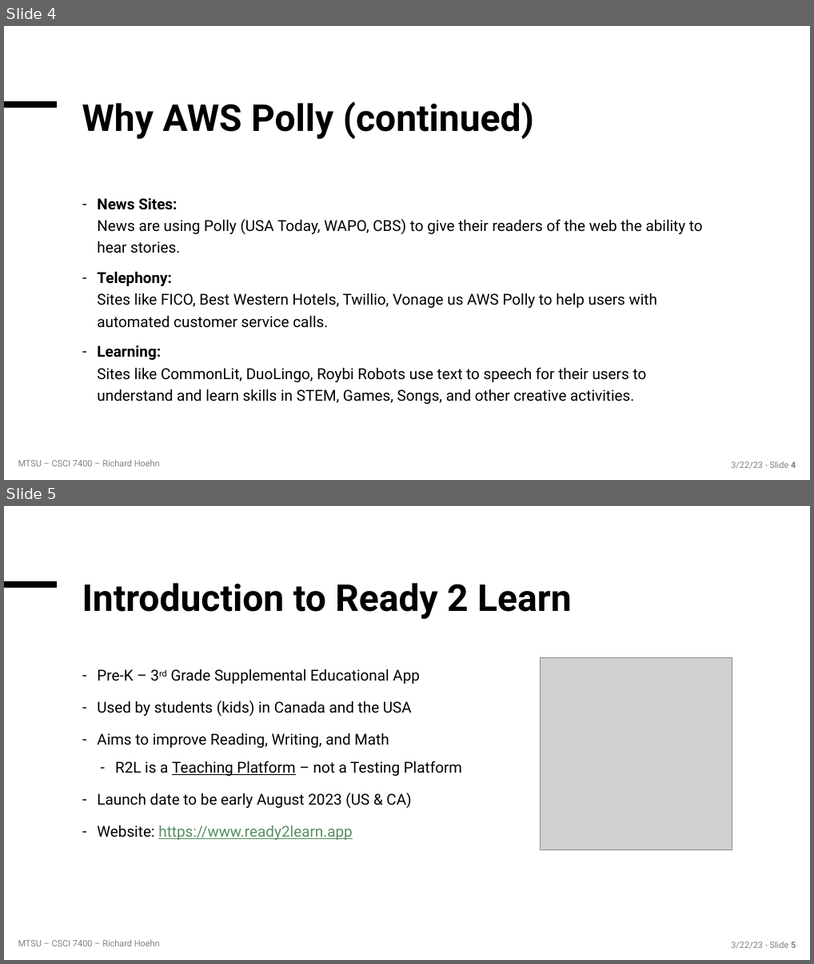
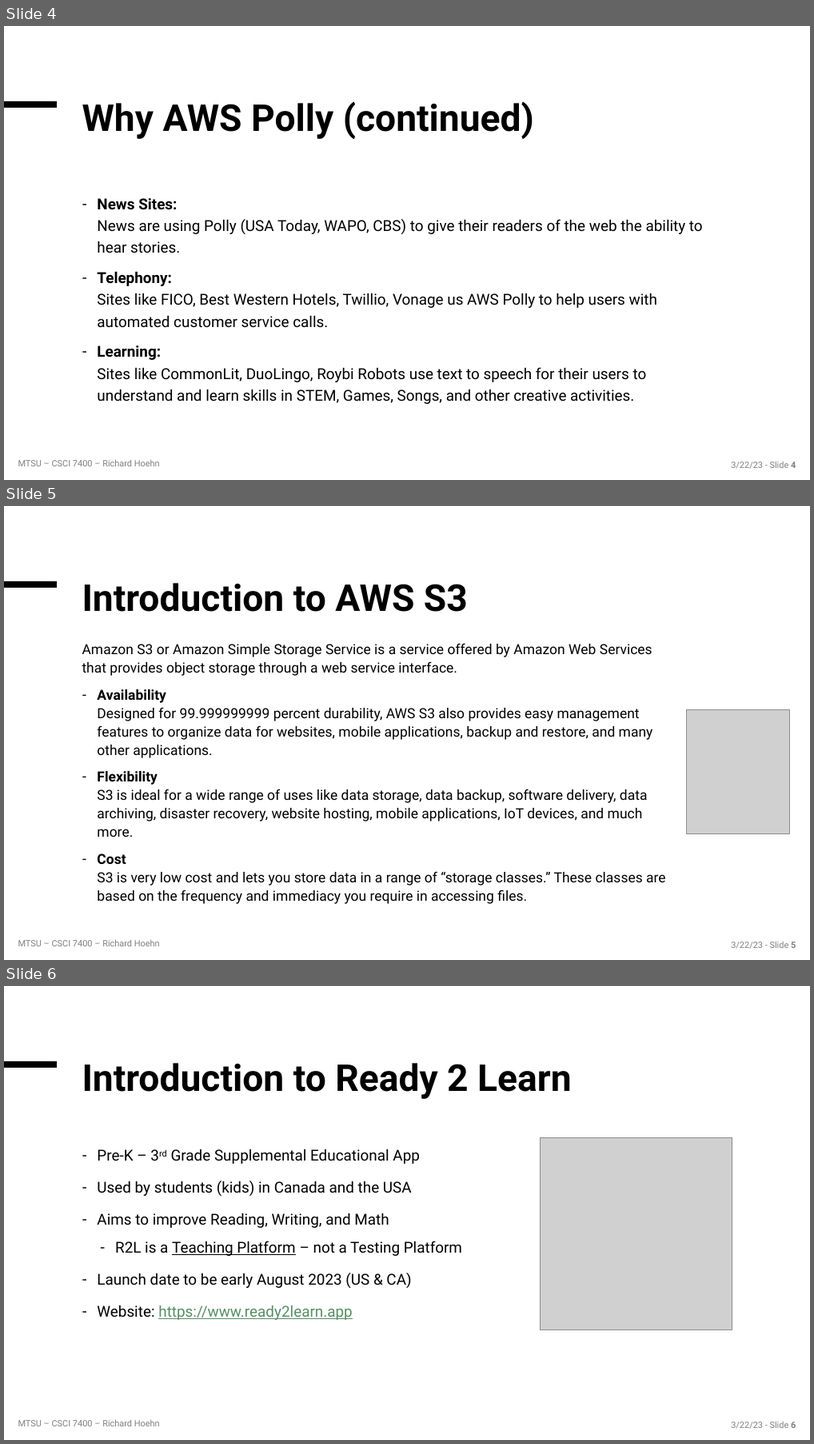
Before and after one commit to richardhoehn/mtsu.csci.7400.assignment02, a slide deck: presentation/HoehnAssignment2_Polly.pptx. Shown one above the other, each under a label of ours: slides 4 and 5 before the commit, slides 4, 5 and 6 after it. The pictures are 814x964 and 814x1444 pixels, drawn with LibreOffice and Linux fonts; fonts in the diff are those of the drawing; grey boxes stand for pictures; background and template pictures are left out. Boxes give left, top, right and bottom in pixels: in the first picture for what was removed or moved away, otherwise in the second. Text is boxed around its words. In the diff, an @@ line names an element or a change of style, - is before the commit and + after.

```diff
--- a/presentation/HoehnAssignment2_Polly.pptx
+++ b/presentation/HoehnAssignment2_Polly.pptx
@@ slide 5 added at [4,506,810,960], background #FFFFFF; not listed: 3 template elements that a slide beside it also shows @@
@@ title added at [82,583,468,612], 44 pt, text #000000, bold @@
+Introduction to AWS S3
@@ text added at [82,643,666,904], 16.6 pt, text #000000 @@
+Amazon S3 or Amazon Simple Storage Service is a service offered by Amazon Web Services that provides object storage through a web service interface.
+– Availability
+  Designed for 99.999999999 percent durability, AWS S3 also provides easy management features to organize data for websites, mobile applications, backup and restore, and many other applications.
+– Flexibility
+  S3 is ideal for a wide range of uses like data storage, data backup, software delivery, data archiving, disaster recovery, website hosting, mobile applications, IoT devices, and much more.
+– Cost
+  S3 is very low cost and lets you store data in a range of “storage classes.” These classes are based on the frequency and immediacy you require in accessing files.
@@ picture added at [687,709,790,833] @@
@@ what was slide 5 is now slide 6 @@
```
Also in this commit, not shown: 4 slides changed, 2 other slides added, 1 slide removed, 8 other files.
